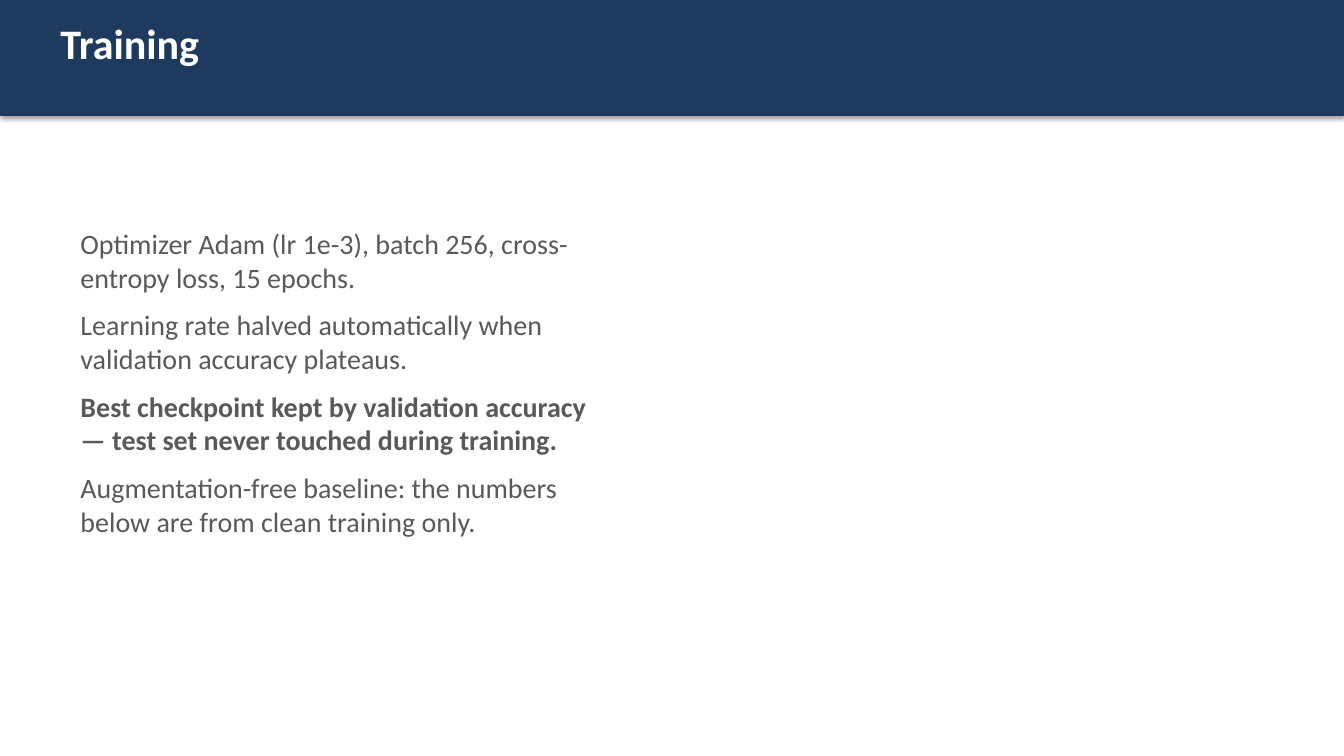
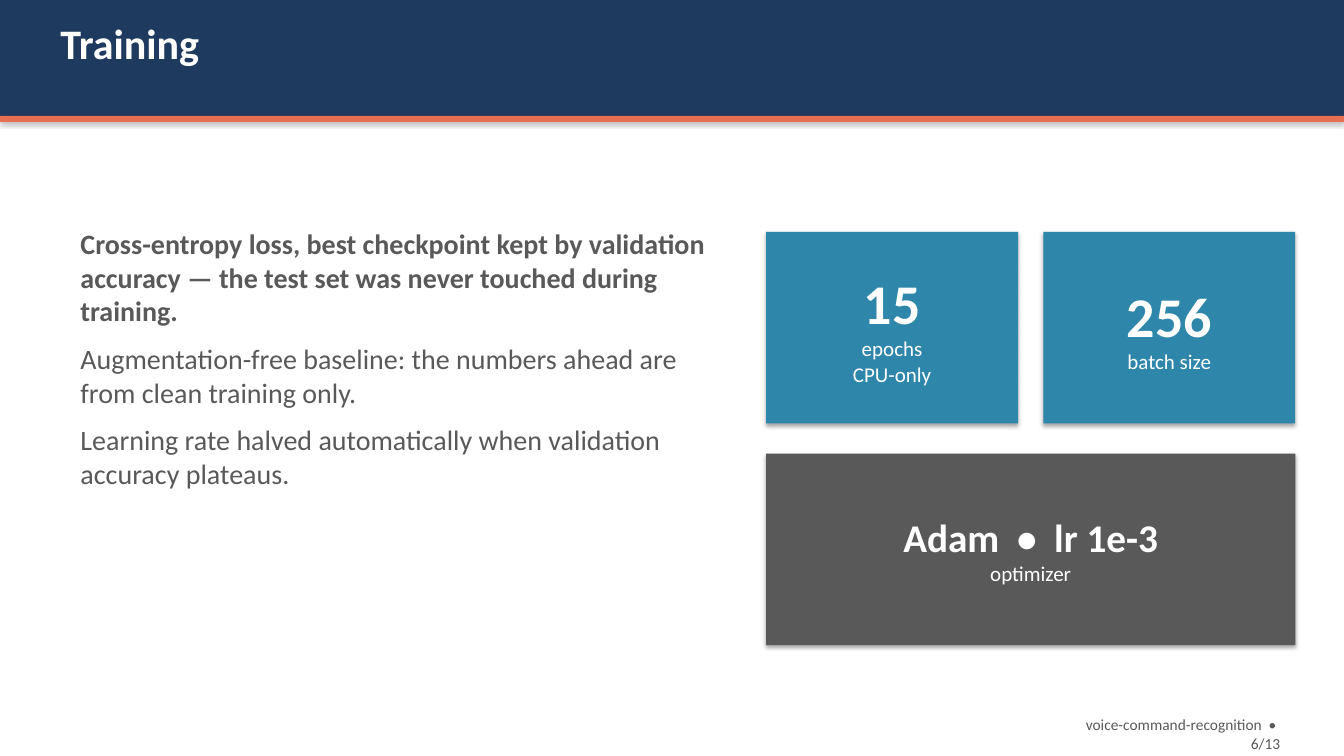
Before and after one commit to idityaGE/voice-command-recognition, a slide deck: slide 6 of presentation/voice_command_recognition.pptx. Drawn at 1344x756 pixels with LibreOffice and Linux fonts; fonts in the diff are those of the drawing. Boxes give left, top, right and bottom in pixels: in the first picture for what was removed or moved away, otherwise in the second. Text is boxed around its words. In the diff, an @@ line names an element or a change of style, - is before the commit and + after.

```diff
--- a/presentation/voice_command_recognition.pptx
+++ b/presentation/voice_command_recognition.pptx
@@ rectangle added at (x1=0, y1=116, x2=1344, y2=122), fill #E76F51 @@
@@ text at (x1=80, y1=234, x2=705, y2=408): text changed; bold on @@
-Optimizer Adam (lr 1e-3), batch 256, cross-entropy loss, 15 epochs.
+Cross-entropy loss, best checkpoint kept by validation accuracy — the test set was never touched during training.
+Augmentation-free baseline: the numbers ahead are from clean training only.
@@ rectangle added at (x1=766, y1=232, x2=1018, y2=423), fill #2E86AB, 15 pt, text #FFFFFF @@
+15
+epochs
+CPU-only
@@ rectangle added at (x1=1044, y1=232, x2=1296, y2=423), fill #2E86AB, 15 pt, text #FFFFFF @@
+256
+batch size
@@ text at (x1=80, y1=397, x2=586, y2=537): paragraphs removed @@
-Best checkpoint kept by validation accuracy — test set never touched during training.
-Augmentation-free baseline: the numbers below are from clean training only.
@@ rectangle added at (x1=766, y1=454, x2=1296, y2=645), fill #595959, 28 pt, text #FFFFFF, bold @@
+Adam • lr 1e-3
+optimizer
@@ text added at (x1=1086, y1=719, x2=1280, y2=750), 11 pt, text #595959 @@
+voice-command-recognition • 6/13
```
Also in this commit, not shown: 12 other slides changed, 6 other files.
